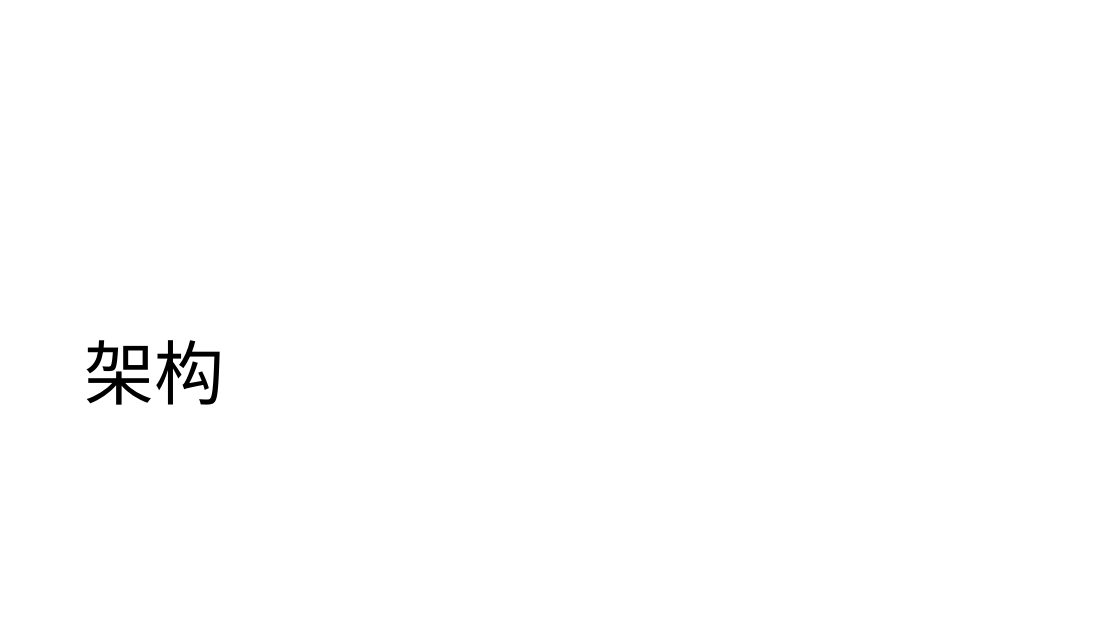
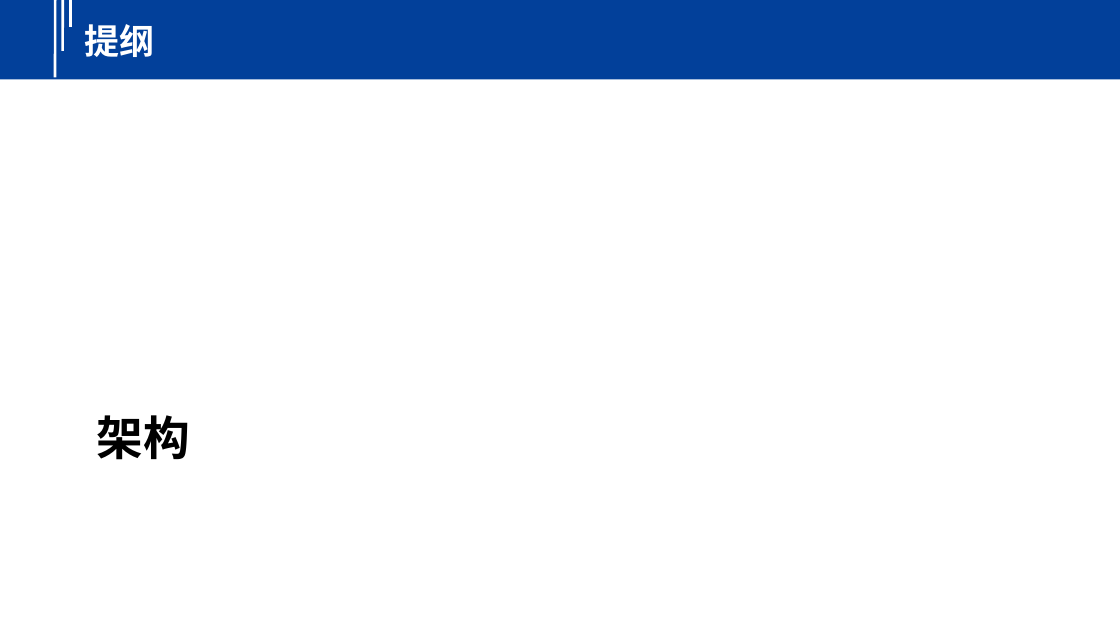
Before and after one commit to yindaheng98/Notebook, a slide deck: slide 8 of 学习笔记/边缘计算/EVE.pptx. Drawn at 1120x630 pixels with LibreOffice and Linux fonts; fonts in the diff are those of the drawing. Boxes give left, top, right and bottom in pixels: in the first picture for what was removed or moved away, otherwise in the second. Text is boxed around its words. In the diff, an @@ line names an element or a change of style, - is before the commit and + after.

```diff
--- a/学习笔记/边缘计算/EVE.pptx
+++ b/学习笔记/边缘计算/EVE.pptx
@@ rectangle added at (0,0,1120,79), fill #02409A @@
@@ line added from (55, 0) to (55, 77), #FFFFFF 2.25 pt @@
@@ line added from (63, 0) to (63, 51), #FFFFFF 2.25 pt @@
@@ line added from (71, 0) to (71, 28), #FFFFFF 2.25 pt @@
@@ text added at (84,24,154,57), 30 pt, text #FFFFFF, bold @@
+提纲
@@ title "架构": place and size @@
-title "架构" at (85,340,225,405)
+title "架构" at (97,415,190,460)
@@ title "架构" at (97,415,190,460): size 60 to 40 pt, font Noto Sans CJK SC to Calibri, bold on; line spacing 0.9 to 1; vertical alignment bottom to top @@
```
Also in this commit, not shown: 14 other slides changed, 2 slides added, 2 slides removed, 6 other files.
